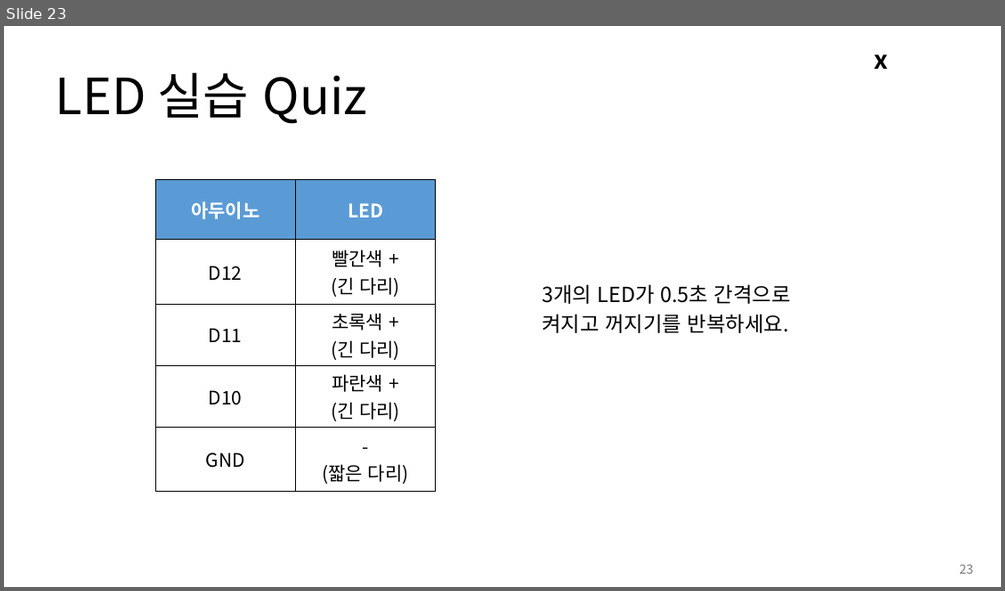
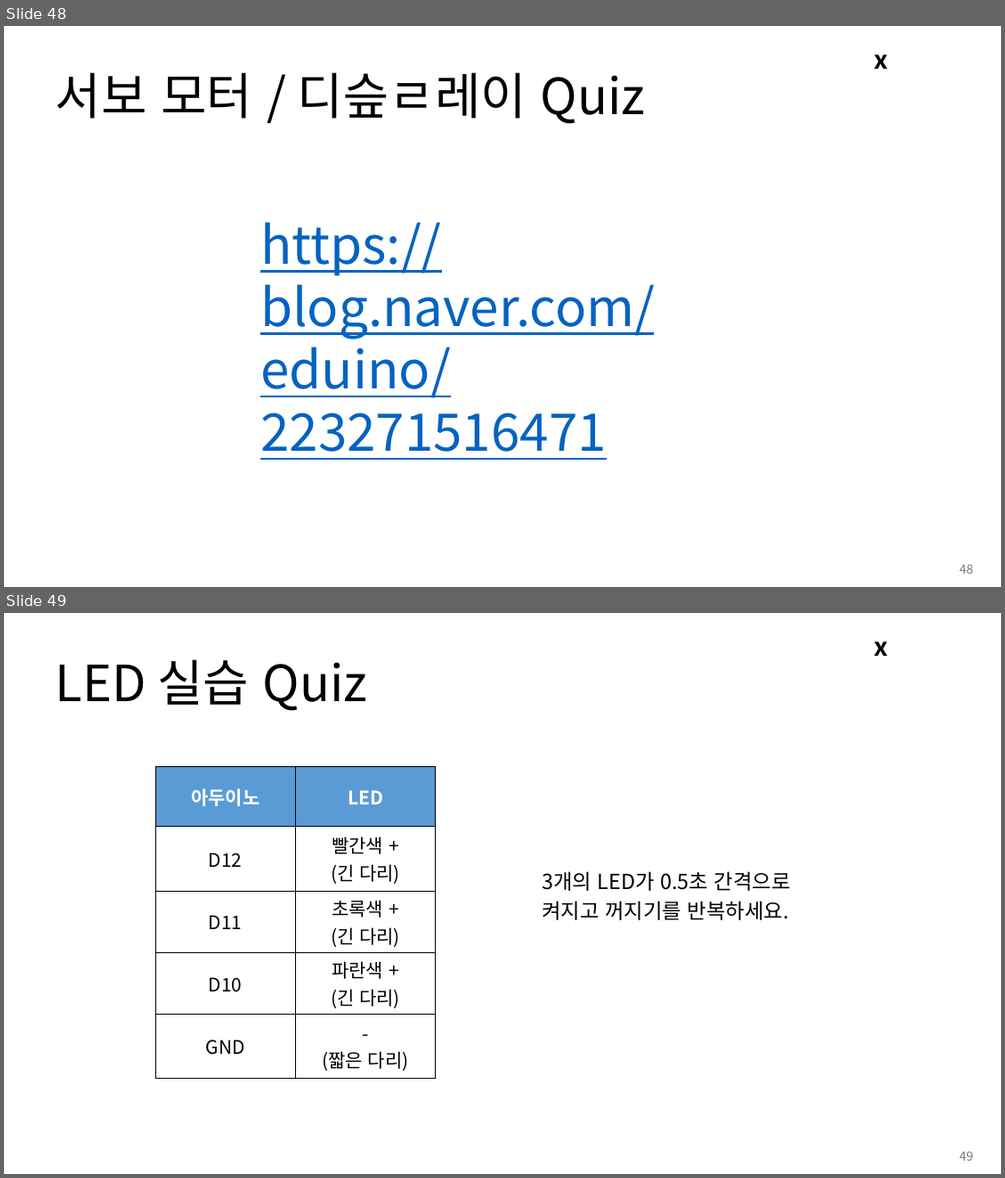
Before and after one commit to Leader-Lesson/KDT_RE_3rd, a slide deck: material/Arduino/03_아두이노 활용하기 2.pptx. Shown one above the other, each under a label of ours: slide 23 before the commit, slides 48 and 49 after it. The pictures are 1005x591 and 1005x1178 pixels, drawn with LibreOffice and Linux fonts; fonts in the diff are those of the drawing; background and template pictures are left out. Boxes give left, top, right and bottom in pixels: in the first picture for what was removed or moved away, otherwise in the second. Text is boxed around its words. In the diff, an @@ line names an element or a change of style, - is before the commit and + after.

```diff
--- a/material/Arduino/03_아두이노 활용하기 2.pptx
+++ b/material/Arduino/03_아두이노 활용하기 2.pptx
@@ slide 48 added at (4,26,1001,587), background #FFFFFF; not listed: 1 template element that a slide beside it also shows @@
@@ title added at (56,72,646,124), 48 pt, text #000000 @@
+서보 모터 / 디슾ㄹ레이 Quiz
@@ text added at (260,222,655,459), 50 pt, text #0563C1, underline @@
+https://blog.naver.com/eduino/223271516471
@@ page number added at (959,564,973,573), 12 pt, text #797979 @@
+48
@@ what was slide 23 is now slide 49 @@
@@ page number at (959,1151,973,1160): text changed @@
-23
+49
```
Also in this commit, not shown: 3 slides changed, 25 other slides added, 8 other files.
